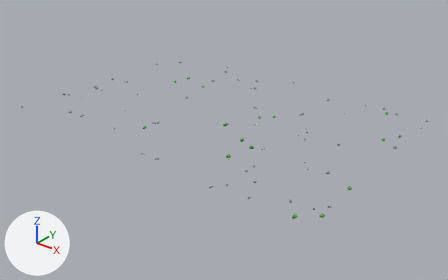
The glTF model assets/models/level_2_decor.glb as it was, and as the next commit left it.
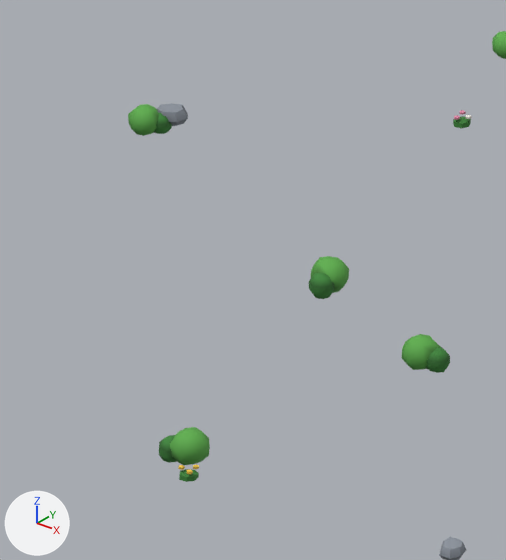
The first picture shows the older version from a 50 mm camera at (43.6, -54.2, 30.1) aimed at (1.0, -1.0, -2.8). The close-ups show the older and then the newer version on the part from 47% to 58% of the width and 40% to 60% of the height of that picture. Only the edits that show in the close-ups are written down. The axes (+X, +Y, +Z) are drawn at lower left. The lights are the same throughout. Objects named as collision shapes, trigger or cutter boxes, shadow casters or lower levels of detail are left out. Where no turn or scale is listed for an object, it has been applied to the vertices. Vertices at exactly the same position are counted once.

Script lines for the objects in view, before the commit:
```python
me_chunk_0_0 = bpy.data.meshes.new('Chunk_0_0')
me_chunk_0_0.from_pydata(...)  # 719 vertices, 1298 faces; spans x 1.8..14.59, y -14.67..-0.05, z -0.21..0.19
me_chunk_0_0.materials.append(mat_tg_palette)
ob_chunk_0_0 = bpy.data.objects.new('Chunk_0_0', me_chunk_0_0)
ob_chunk_0_0.location = (0.0, 0.0, 0.0)
```
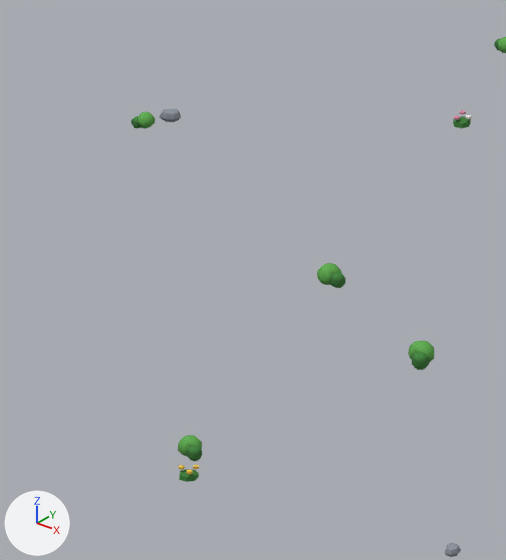
Patch to the scene script:
```diff
--- a/assets/models/level_2_decor.glb.py
+++ b/assets/models/level_2_decor.glb.py
@@ me_chunk_0_0 @@
 # used by ob_chunk_0_0; location = (0.0, 0.0, 0.0)
-me_chunk_0_0.from_pydata(...)  # 719 vertices, 1298 faces; spans x 1.8..14.59, y -14.67..-0.05, z -0.21..0.19
+me_chunk_0_0.from_pydata(...)  # 719 vertices, 1298 faces; spans x 1.91..14.59, y -14.6..-0.05, z -0.14..0.12
+# me_chunk_0_0 part 1: the loose piece of 34 vertices spanning x 7.3..7.72, y -8.57..-8.14, z -0.18..0.19 is turned 125.7 degrees about the z axis through its middle and scaled by 0.581, then moved by (-0.01, 0.0, 0.0)
+# me_chunk_0_0 part 2: the loose piece of 34 vertices spanning x 7.2..7.5, y -8.58..-8.29, z -0.19..0.09 is turned 125.7 degrees about the z axis through its middle and scaled by 0.581, then moved by (0.25, 0.03, 0.02)
+# me_chunk_0_0 part 3: the loose piece of 34 vertices spanning x 5.94..6.38, y -4.45..-4.01, z -0.2..0.18 is turned 74.9 degrees about the z axis through its middle and scaled by 0.61, then moved by (0.0, -0.01, 0.0)
+# me_chunk_0_0 part 4: the loose piece of 34 vertices spanning x 6.05..6.35, y -4.57..-4.26, z -0.21..0.08 is turned 74.9 degrees about the z axis through its middle and scaled by 0.61, then moved by (0.07, 0.17, 0.02)
+# me_chunk_0_0 part 5: the loose piece of 34 vertices spanning x 7.85..8.26, y -5.36..-4.94, z -0.19..0.17 is turned -71.9 degrees about the z axis through its middle and scaled by 0.69, then moved by (0.01, 0.01, 0.0)
+# me_chunk_0_0 part 6: the loose piece of 34 vertices spanning x 8.08..8.38, y -5.25..-4.97, z -0.19..0.08 is turned -71.9 degrees about the z axis through its middle and scaled by 0.69, then moved by (-0.11, -0.14, 0.01)
+# me_chunk_0_0 part 7: the loose piece of 34 vertices spanning x 1.94..2.29, y -2.52..-2.15, z -0.18..0.16 is turned -177.3 degrees about the z axis through its middle and scaled by 0.54, then moved by (0.01, 0.0, 0.0)
+# me_chunk_0_0 part 8: the loose piece of 34 vertices spanning x 2.12..2.37, y -2.37..-2.1, z -0.19..0.07 is turned -177.3 degrees about the z axis through its middle and scaled by 0.54, then moved by (-0.18, -0.16, 0.02)
+# me_chunk_0_0 part 9: the loose piece of 23 vertices spanning x 10.77..11.03, y -8.63..-8.31, z -0.07..0.09 is scaled about its middle by 0.6, then moved by (0.0, 0.0, -0.01)
+# me_chunk_0_0 part 10: the loose piece of 23 vertices spanning x 2.07..2.47, y -2.26..-1.88, z -0.09..0.12 is scaled about its middle by 0.6, then moved by (0.0, -0.01, -0.01)
+# other edits to the shape of me_chunk_0_0 do not show in these pictures
 me_chunk_0_0.materials.append(mat_tg_palette)
```

Pixel boxes (x1, y1, x2, y2) of what changed, in the close-ups (506 x 560 px; the box of a moved part takes in the faces that stretch with it):
'Chunk_0_0', reshaped: before (128, 103, 472, 560); after (131, 109, 472, 557)
part 1 of me_chunk_0_0, moved or reshaped: before (170, 427, 210, 465); after (178, 435, 202, 456)
part 2 of me_chunk_0_0, moved or reshaped: before (159, 435, 177, 463); after (186, 445, 202, 461)
part 3 of me_chunk_0_0, moved or reshaped: before (311, 256, 349, 293); after (317, 263, 342, 285)
part 4 of me_chunk_0_0, moved or reshaped: before (309, 273, 334, 299); after (330, 272, 346, 288)
part 5 of me_chunk_0_0, moved or reshaped: before (402, 334, 441, 370); after (408, 341, 434, 363)
part 6 of me_chunk_0_0, moved or reshaped: before (426, 347, 450, 373); after (411, 352, 429, 370)
part 7 of me_chunk_0_0, moved or reshaped: before (128, 104, 159, 136); after (138, 111, 155, 129)
part 8 of me_chunk_0_0, moved or reshaped: before (154, 113, 172, 134); after (131, 116, 141, 128)
part 9 of me_chunk_0_0, moved or reshaped: before (439, 537, 466, 560); after (445, 542, 461, 557)
part 10 of me_chunk_0_0, moved or reshaped: before (157, 103, 188, 126); after (159, 109, 181, 122)
